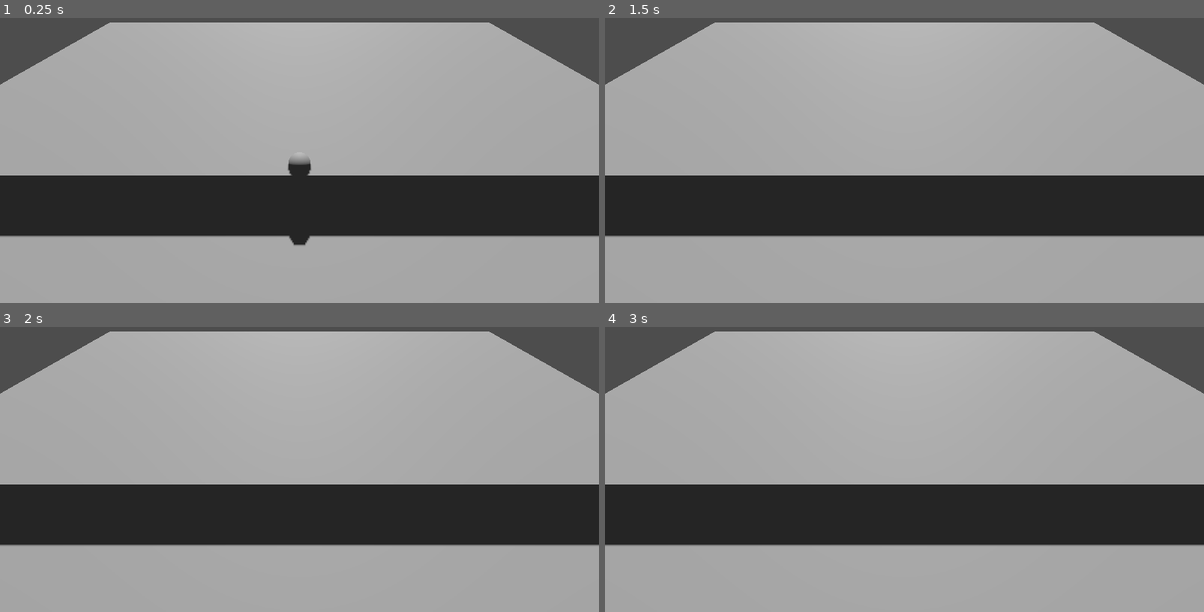
Above: before the commit, frames 1-4 (two rows, left to right).
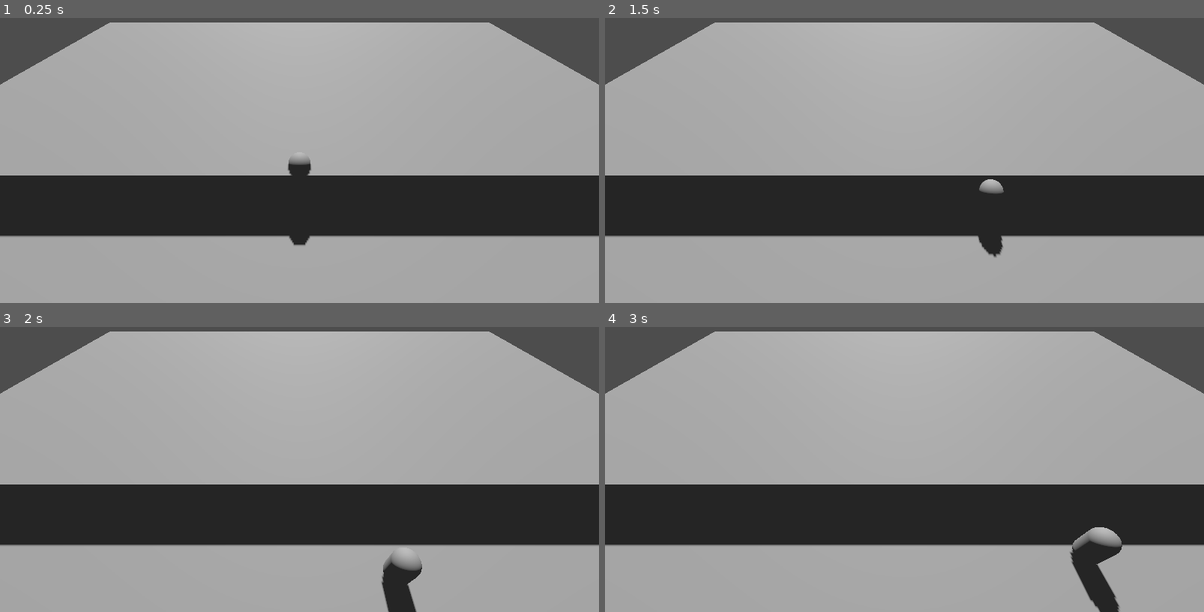
Above: after the commit, the same moments.

Repository: xtianarabia/A-MobileGame
Game: Godot game, scene res://scenes/main.tscn
Two runs of this game, one before a commit and one after it. Both use one fixed random seed, a clock stepped at 60 frames per second and the inputs below.
Inputs:
- Up to frame 1 (0.25 s): no input
- Up to frame 2 (1.5 s): hold Right (ui_right) 0.53-1.28 s; tap Enter at 1.25 s; hold Down (ui_down) from 1.28 s (still down)
- Up to frame 3 (2 s): keep holding Down (ui_down)
- Up to frame 4 (3 s): release Down (ui_down) at 2.03 s; hold Right (ui_right) 2.03-2.78 s; hold Up (ui_up) from 2.78 s (still down)

Frame 1 is identical in both runs. In frame 2, 0.4% of the frame differs, in the area x 62-67%, y 56-84%; in frame 3, 0.9%; in frame 4, 1.5%, in the area x 77-87%, y 70-100%.

Commit message:
fix: Add StaticBody3D collision to the floor
Resolves a bug where the player would fall through the level upon starting the game.

The floor was previously a visual-only `MeshInstance3D` with no physical properties. This commit adds a `StaticBody3D` with a `CollisionShape3D` to the level, giving the player a solid surface to stand on. The visual representation of the floor remains a child of the `NavigationRegion3D` for navmesh baking purposes.

Diff:
--- a/scenes/main.tscn
+++ b/scenes/main.tscn
@@ -21,6 +21,9 @@
 size = Vector3(50, 4, 1)
 
 [sub_resource type="NavigationMesh" id="NavigationMesh_1"]
+
+[sub_resource type="BoxShape3D" id="BoxShape3D_floor"]
+size = Vector3(50, 0.1, 50)
 
 [node name="Main" type="Node3D"]
 
@@ -47,8 +50,12 @@
 [node name="NavigationRegion3D" type="NavigationRegion3D" parent="Level"]
 navmesh = SubResource("NavigationMesh_1")
 
-[node name="Floor" type="MeshInstance3D" parent="Level/NavigationRegion3D"]
+[node name="FloorVisual" type="MeshInstance3D" parent="Level/NavigationRegion3D"]
 mesh = SubResource("PlaneMesh_floor")
+
+[node name="FloorCollision" type="StaticBody3D" parent="Level"]
+[node name="CollisionShape3D" type="CollisionShape3D" parent="Level/FloorCollision"]
+shape = SubResource("BoxShape3D_floor")
 
 [node name="WallNorth" type="StaticBody3D" parent="Level"]
 transform = Transform3D(1, 0, 0, 0, 1, 0, 0, 0, 1, 0, 2, -25)
Not shown: 1 places in scenes/main.tscn that only renumber resources
